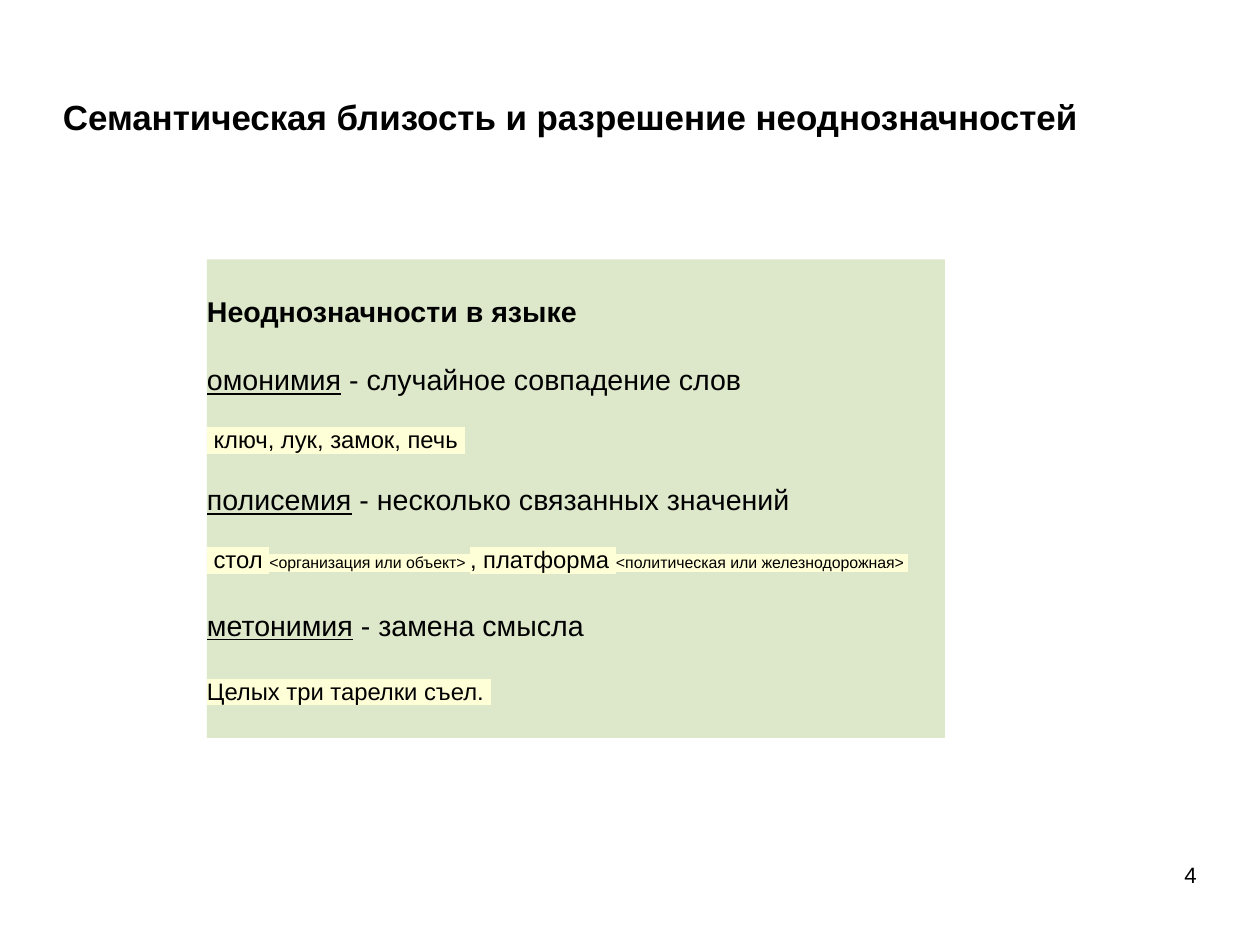
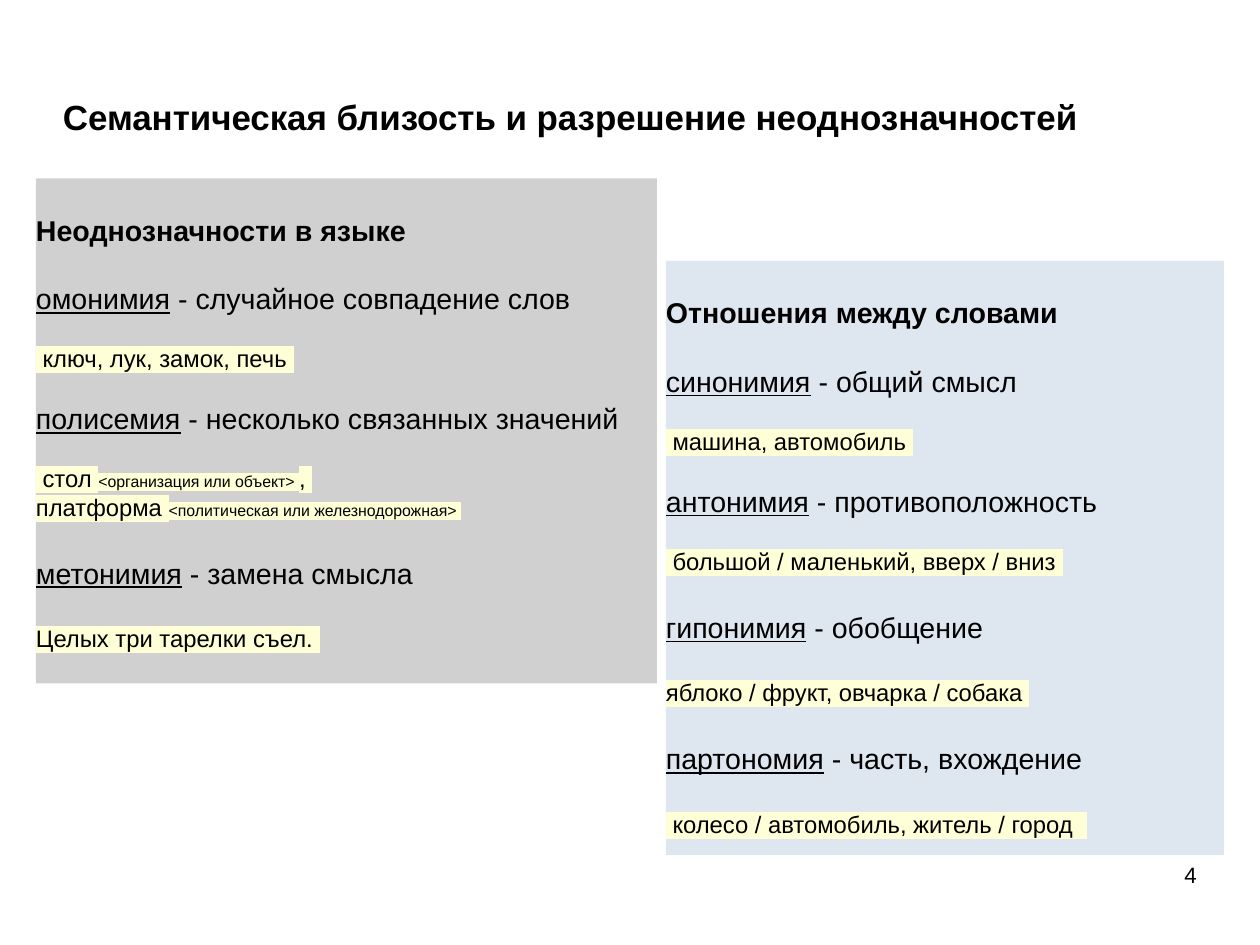
Before and after one commit to mechanoid5/ml_nlp_2022, a slide deck: slide 4 of 10-semantic.odp. Drawn at 1260x945 pixels with LibreOffice and Linux fonts; fonts in the diff are those of the drawing; background and template pictures are left out. Boxes give left, top, right and bottom in pixels: in the first picture for what was removed or moved away, otherwise in the second. Text is boxed around its words. In the diff, an @@ line names an element or a change of style, - is before the commit and + after.

```diff
--- a/10-semantic.odp
+++ b/10-semantic.odp
@@ rectangle "Неоднозначности в языке": place and size @@
-rectangle "Неоднозначности в языке" at box(207, 260, 946, 739)
+rectangle "Неоднозначности в языке" at box(35, 178, 656, 684)
@@ rectangle "Неоднозначности в языке" at box(35, 178, 656, 684): fill #DDE8CB to #D0D0D0 @@
@@ rectangle added at box(667, 261, 1225, 855), fill #DEE6EF, 18 pt, text #000000 @@
+Отношения между словами
+синонимия - общий смысл
+машина, автомобиль
+антонимия - противоположность
+большой / маленький, вверх / вниз
+гипонимия - обобщение
+яблоко / фрукт, овчарка / собака
+партономия - часть, вхождение
+колесо / автомобиль, житель / город
@@ text in rectangle at box(36, 474, 456, 521): text changed @@
-стол <организация или объект> , платформа <политическая или железнодорожная>
+стол <организация или объект> ,
+платформа <политическая или железнодорожная>
```
Also in this commit, not shown: 4 other slides changed, 2 slides removed, 10 other files.
